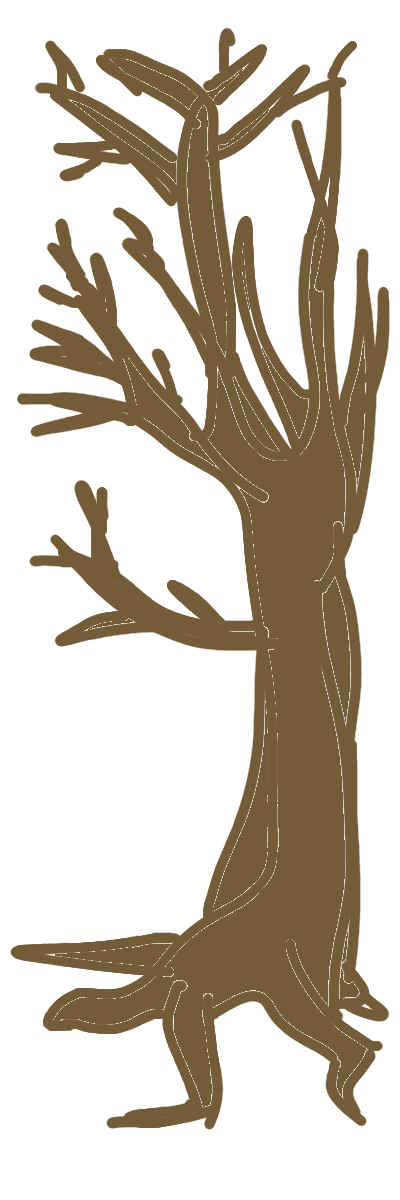
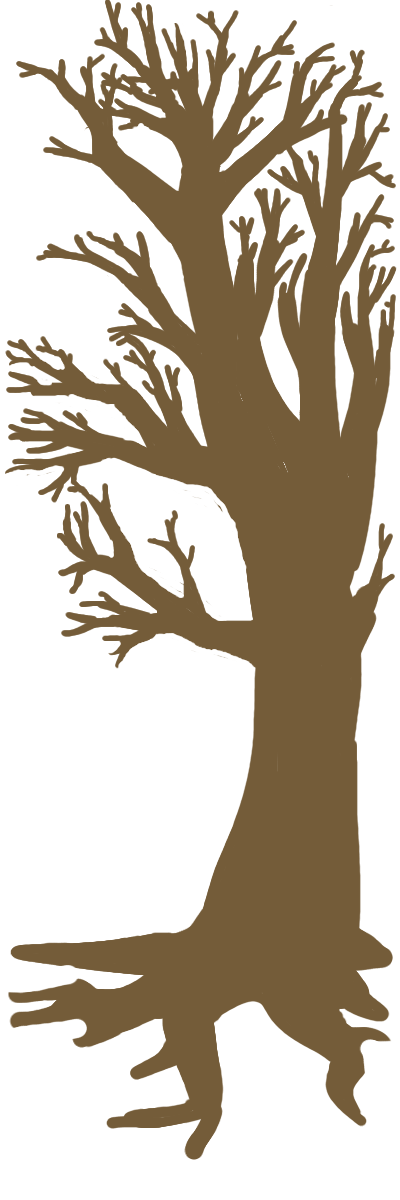
Layer changes from the first w=400, h=1200 image to the second:
painted on "Warstwa" over (5, 0, 397, 1160)
